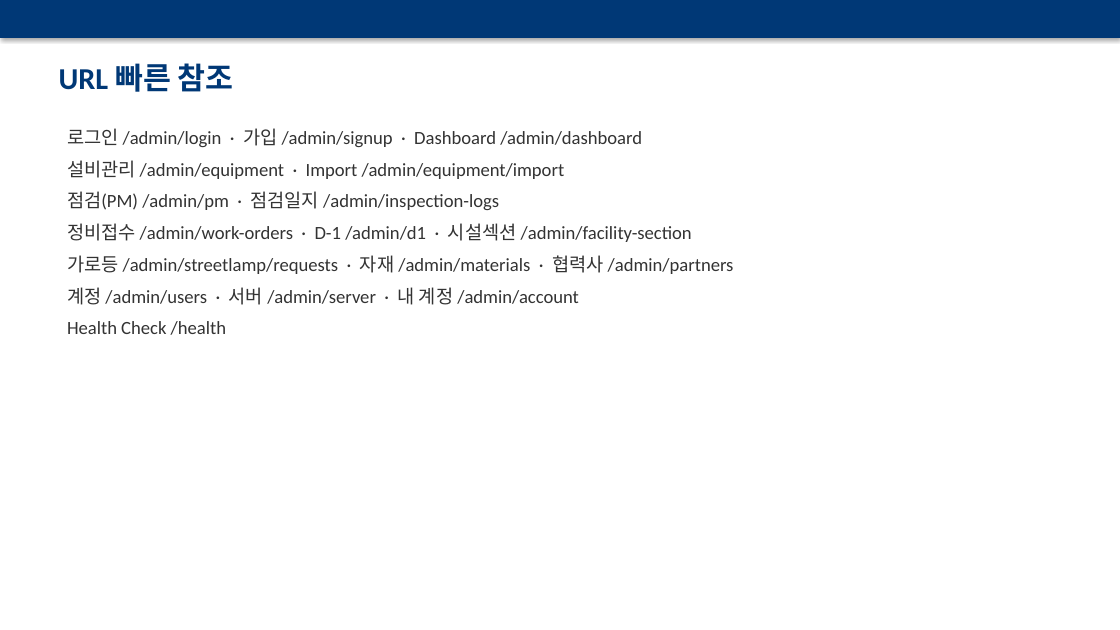
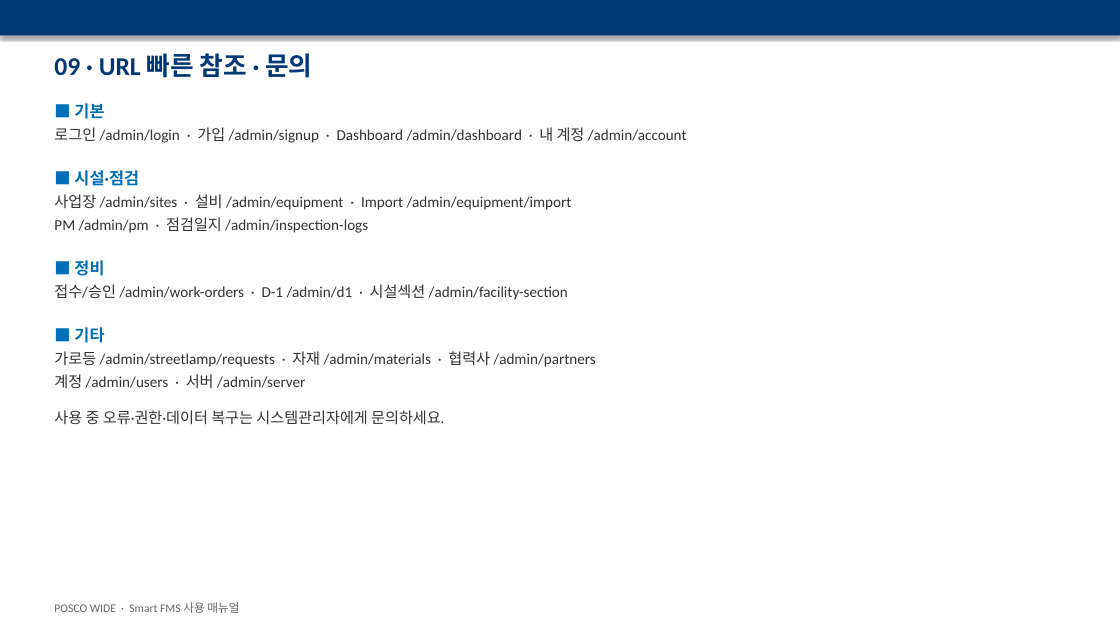
Before and after one commit to hongkiryong-ux/smart-fms, a slide deck: slide 13 of docs/Smart_FMS_사용매뉴얼.pptx (slide 28 before the commit). Drawn at 1120x630 pixels with LibreOffice and Linux fonts; fonts in the diff are those of the drawing. Boxes give left, top, right and bottom in pixels: in the first picture for what was removed or moved away, otherwise in the second. Text is boxed around its words. In the diff, an @@ line names an element or a change of style, - is before the commit and + after.

```diff
--- a/docs/Smart_FMS_사용매뉴얼.pptx
+++ b/docs/Smart_FMS_사용매뉴얼.pptx
@@ text at box(54, 53, 312, 78): text changed; size 26 to 22 pt @@
-URL 빠른 참조
+09 · URL 빠른 참조 · 문의
@@ text "■ 기본": place and size @@
-text "■ 기본" at box(67, 128, 734, 335)
+text "■ 기본" at box(54, 103, 687, 425)
@@ text at box(54, 103, 687, 343): text changed; size 16 to 13 pt @@
-로그인 /admin/login · 가입 /admin/signup · Dashboard /admin/dashboard
-설비관리 /admin/equipment · Import /admin/equipment/import
-점검(PM) /admin/pm · 점검일지 /admin/inspection-logs
-정비접수 /admin/work-orders · D-1 /admin/d1 · 시설섹션 /admin/facility-section
+■ 기본
+로그인 /admin/login · 가입 /admin/signup · Dashboard /admin/dashboard · 내 계정 /admin/account
+■ 시설·점검
+사업장 /admin/sites · 설비 /admin/equipment · Import /admin/equipment/import
+PM /admin/pm · 점검일지 /admin/inspection-logs
+■ 정비
+접수/승인 /admin/work-orders · D-1 /admin/d1 · 시설섹션 /admin/facility-section
+■ 기타
@@ text at box(54, 351, 595, 367): size 16 to 13 pt in "가로등 /admin/streetlamp/requests · 자재 /admin/materials · 협력사 ..."; less space between paragraphs @@
@@ text at box(54, 374, 444, 425): text changed; size 16 to 13 pt @@
-계정 /admin/users · 서버 /admin/server · 내 계정 /admin/account
-Health Check /health
+계정 /admin/users · 서버 /admin/server
+사용 중 오류·권한·데이터 복구는 시스템관리자에게 문의하세요.
@@ text added at box(54, 602, 239, 613), 10 pt, text #666666 @@
+POSCO WIDE · Smart FMS 사용 매뉴얼
```
Also in this commit, not shown: 9 other slides changed, 4 slides added, 19 slides removed, 1 other file.
